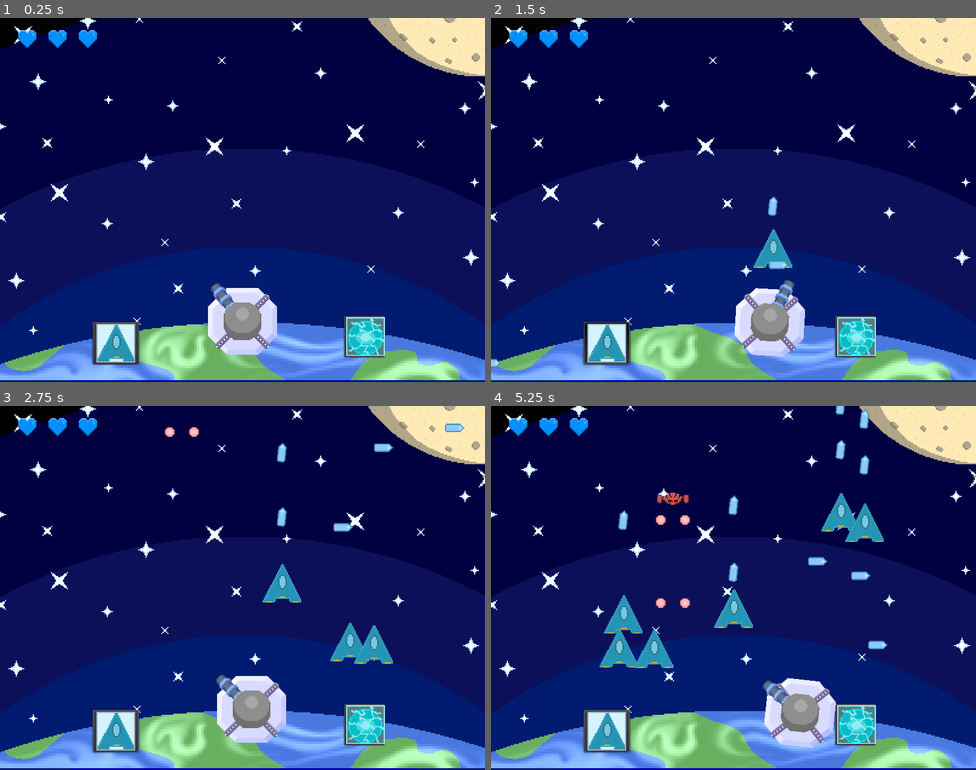
Above: before the commit, frames 1-4 (two rows, left to right).
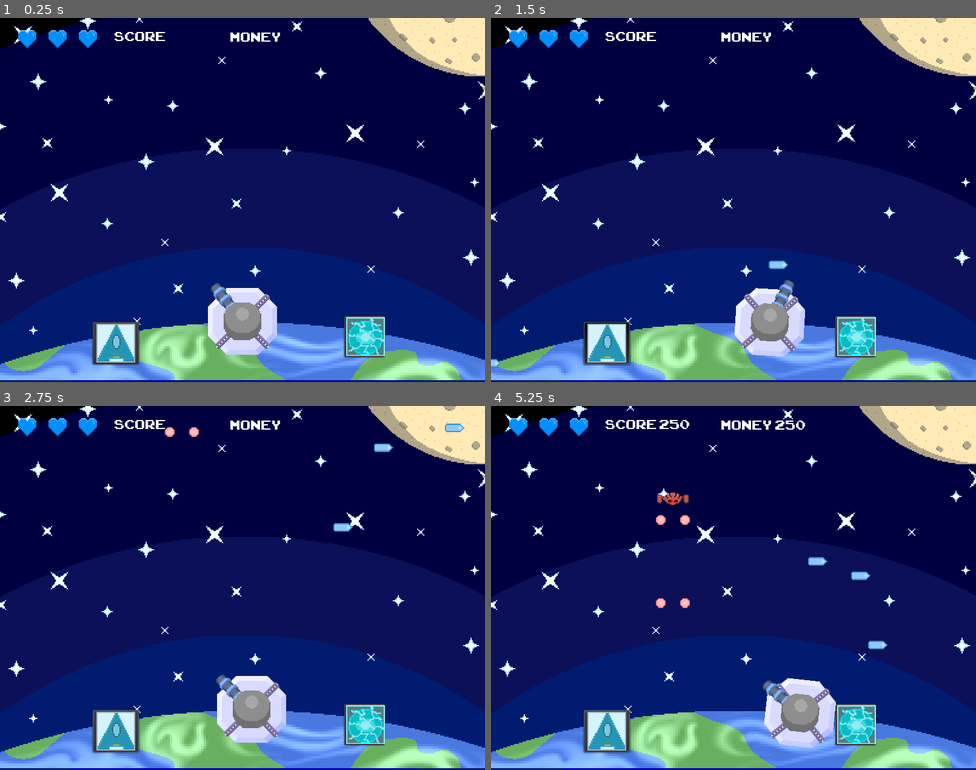
Above: after the commit, the same moments.

Repository: GadgetLaboratory/Final-Project-End-of-the-World-Game-Jam
Game: Godot game, scene res://scenes/game.tscn
Two runs of this game, one before a commit and one after it. Both use one fixed random seed, a clock stepped at 60 frames per second and the inputs below.
Inputs (mouse positions are in pixels of both pictures, inside the frame that each line leads up to):
- Up to frame 1 (0.25 s): no input
- Up to frame 2 (1.5 s): click (607, 341) at 0.5 s; move the mouse to (840, 181) at 1.27 s; hold D (move_right) from 1.28 s (still down); hold Space (shoot) from 1.28 s (still down)
- Up to frame 3 (2.75 s): move the mouse to (145, 606) at 2.02 s; release D (move_right) at 2.03 s; release Space (shoot) at 2.03 s; hold A (move_left) from 2.03 s (still down); tap Space (shoot) at 2.1 s
- Up to frame 4 (5.25 s): move the mouse to (782, 507) at 2.77 s; release A (move_left) at 2.78 s; hold Space (shoot) 2.78-3.53 s; hold D (move_right) 2.78-4.28 s; move the mouse to (709, 660) at 3.52 s; tap Space (shoot) at 3.6, 5.1 s; move the mouse to (879, 642) at 4.27 s; hold Space (shoot) 4.28-5.03 s; hold A (move_left) from 4.28 s (still down); move the mouse to (588, 533) at 5.02 s

The runs differ from the first frame. In frame 1, 0.3% of the frame differs, in the area x 23-58%, y 3-7%; in frame 2, 0.8%; in frame 3, 1.7%; in frame 4, 3.6%, in the area x 22-81%, y 0-72%.

Commit message:
Added currency system

Diff:
--- a/godot/scenes/Ally.gd
+++ b/godot/scenes/Ally.gd
@@ -15,7 +15,7 @@
 	if ticks > TICKS_BETWEEN_BULLETS:
 		var bullet = new_bullet.instance()
 		bullet.position = Vector2(position.x, position.y - 60)
-		bullet.rotate(275);
+		bullet.rotation_degrees = -90
 		bullet.linear_velocity = Vector2(0,-200)
 		get_parent().add_child(bullet)
 		ticks = 0
--- a/godot/scenes/Blaster.gd
+++ b/godot/scenes/Blaster.gd
@@ -4,6 +4,7 @@
 var new_bullet = preload("res://scenes/BadBullet.tscn")
 var TICKS_BETWEEN_BULLETS = 50
 var ticks = 0
+var money = 100
 
 # Called when the node enters the scene tree for the first time.
 func _ready():
@@ -26,6 +27,8 @@
 	var bodies = get_colliding_bodies()
 	for body in bodies:
 		if body.is_in_group("good"):
+			get_parent().money += money
+			get_parent().score += money
 			body.queue_free()
 			queue_free()
 		if body.is_in_group("earth"):
--- a/godot/scenes/Control.gd
+++ b/godot/scenes/Control.gd
@@ -2,6 +2,7 @@
 
 
 var new_ally = preload("res://scenes/Ally.tscn")
+var price = 500
 # Declare member variables here. Examples:
 # var a = 2
 # var b = "text"
@@ -14,6 +15,9 @@
 #func _process(delta):
 #	pass
 func _on_Button_pressed():
-	var ally = new_ally.instance()
-	ally.position = Vector2(rand_range(100,700), 400)
-	add_child(ally)
+	#CODE FOR CURRENCY HERE
+	if get_parent().money > price:
+		var ally = new_ally.instance()
+		ally.position = Vector2(rand_range(100,700), 400)
+		add_child(ally)
+		get_parent().money -= price
--- a/godot/scenes/DiveBomber.gd
+++ b/godot/scenes/DiveBomber.gd
@@ -1,8 +1,7 @@
 extends RigidBody2D
 
 # Declare member variables here. Examples:
-# var a = 2
-# var b = "text"
+var money = 250
 
 # Called when the node enters the scene tree for the first time.
 func _ready():
@@ -14,6 +13,8 @@
 	var bodies = get_colliding_bodies()
 	for body in bodies:
 		if body.is_in_group("good"):
+			get_parent().money += money
+			get_parent().score += money
 			body.queue_free()
 			queue_free()
 		if body.is_in_group("earth"):
--- /dev/null
+++ b/godot/scenes/Label.gd
@@ -0,0 +1,16 @@
+extends Label
+
+# Declare member variables here. Examples:
+# var a = 2
+# var b = "text"
+
+# Called when the node enters the scene tree for the first time.
+func _ready():
+	pass # Replace with function body.
+
+# Called every frame. 'delta' is the elapsed time since the previous frame.
+#func _process(delta):
+#	pass
+
+func update_money():
+ text = "Money: " + str(get_parent().money)
--- a/godot/scenes/game.gd
+++ b/godot/scenes/game.gd
@@ -1,6 +1,10 @@
 extends Node2D
 
 # Declare member variables here. Examples:
+var score_last_tick = 0
+var money_last_tick = 0
+var score = 0
+var money = 0
 var new_bomber = preload("res://scenes/DiveBomber.tscn")
 var bomber_frequency = 200
 var ticks_since_bomber = 0
@@ -18,6 +22,10 @@
 
 # Called every frame. 'delta' is the elapsed time since the previous frame.
 func _process(delta):
+	if score != score_last_tick:
+		get_node("Score").update_score()
+	if money != money_last_tick:
+		get_node("Money").update_money()
 	ticks_since_bomber += 1
 	ticks_since_blaster += 1
 
--- a/godot/scenes/game.tscn
+++ b/godot/scenes/game.tscn
@@ -13,9 +13,16 @@
 [ext_resource path="res://sprites/2scale/allyButton.png" type="Texture" id=11]
 [ext_resource path="res://scenes/Control2.gd" type="Script" id=12]
 [ext_resource path="res://sprites/2scale/powerShotButton.png" type="Texture" id=13]
+[ext_resource path="res://ARCADECLASSIC.TTF" type="DynamicFontData" id=14]
+[ext_resource path="res://scenes/Label.gd" type="Script" id=15]
+[ext_resource path="res://scripts/Score.gd" type="Script" id=16]
 
 [sub_resource type="CircleShape2D" id=1]
 radius = 63.6188
+
+[sub_resource type="DynamicFont" id=2]
+size = 30
+font_data = ExtResource( 14 )
 
 [node name="Game" type="Node2D"]
 script = ExtResource( 1 )
@@ -84,6 +91,7 @@
 texture = ExtResource( 9 )
 
 [node name="Control" type="Control" parent="."]
+editor/display_folded = true
 margin_right = 40.0
 margin_bottom = 40.0
 script = ExtResource( 10 )
@@ -96,6 +104,7 @@
 icon = ExtResource( 11 )
 
 [node name="Control2" type="Control" parent="."]
+editor/display_folded = true
 margin_right = 40.0
 margin_bottom = 40.0
 script = ExtResource( 12 )
@@ -109,4 +118,22 @@
 [node name="powerShotButton" type="Sprite" parent="Control2/Button"]
 position = Vector2( 34.842, 34.4792 )
 texture = ExtResource( 13 )
+
+[node name="Money" type="Label" parent="."]
+margin_left = 380.0
+margin_top = 15.9606
+margin_right = 451.183
+margin_bottom = 46.9606
+custom_fonts/font = SubResource( 2 )
+text = "Money "
+script = ExtResource( 15 )
+
+[node name="Score" type="Label" parent="."]
+margin_left = 189.072
+margin_top = 15.0
+margin_right = 278.072
+margin_bottom = 43.2774
+custom_fonts/font = SubResource( 2 )
+text = "Score"
+script = ExtResource( 16 )
 [connection signal="pressed" from="Control/Button" to="Control" method="_on_Button_pressed"]
--- /dev/null
+++ b/godot/scripts/Score.gd
@@ -0,0 +1,16 @@
+extends Label
+
+# Declare member variables here. Examples:
+# var a = 2
+# var b = "text"
+
+# Called when the node enters the scene tree for the first time.
+func _ready():
+	pass # Replace with function body.
+
+# Called every frame. 'delta' is the elapsed time since the previous frame.
+#func _process(delta):
+#	pass
+
+func update_score():
+ text = "Score: " + str(get_parent().score)
Binary file added: godot/ARCADECLASSIC.TTF
Not shown: 1 places in godot/scenes/game.tscn that only renumber resources
